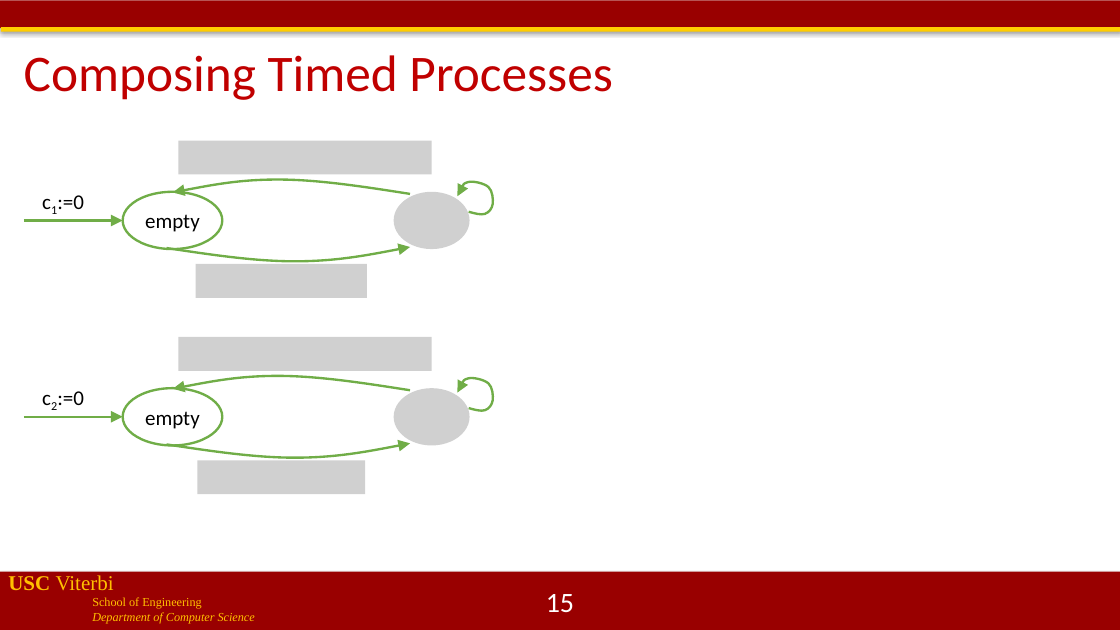
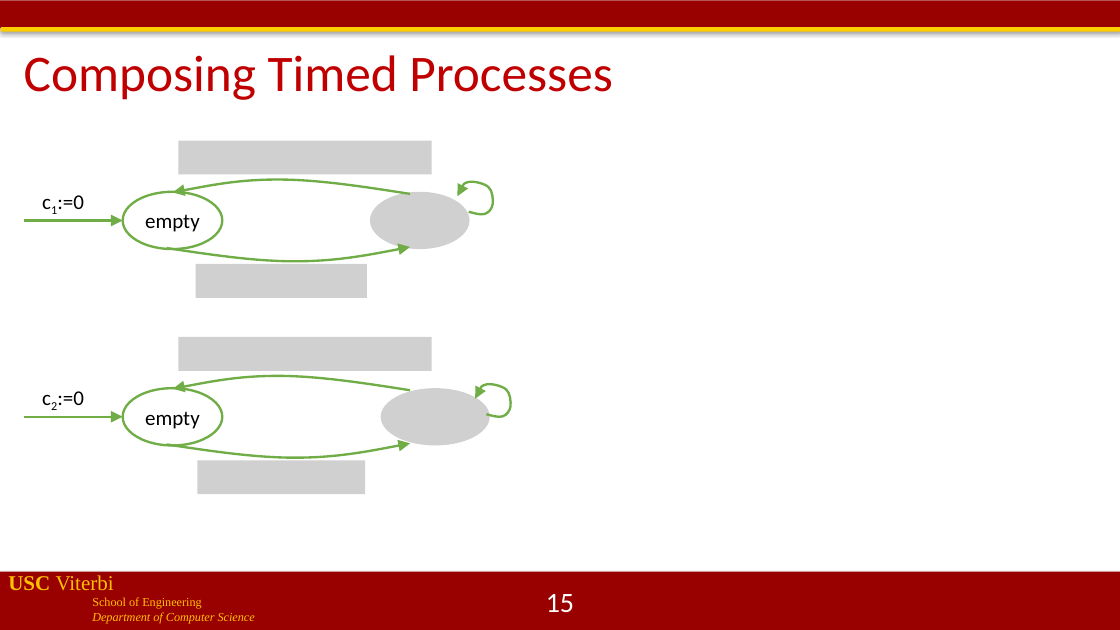
Before and after one commit to jdeshmukh/jdeshmukh.github.io, a slide deck: slide 15 of teaching/cs513-autocps-fall-2020/lecture2-Timed-Models.pptx. Drawn at 1120x630 pixels with LibreOffice and Linux fonts; fonts in the diff are those of the drawing; grey boxes stand for pictures; background and template pictures are left out. Boxes give left, top, right and bottom in pixels: in the first picture for what was removed or moved away, otherwise in the second. Text is boxed around its words. In the diff, an @@ line names an element or a change of style, - is before the commit and + after.

```diff
--- a/teaching/cs513-autocps-fall-2020/lecture2-Timed-Models.pptx
+++ b/teaching/cs513-autocps-fall-2020/lecture2-Timed-Models.pptx
@@ picture: place and size @@
-picture at (394, 192, 470, 249)
+picture at (370, 192, 470, 249)
@@ picture: place and size @@
-picture at (394, 388, 470, 445)
+picture at (381, 388, 490, 445)
@@ freeform shape: place and size @@
-freeform shape at (458, 378, 493, 411)
+freeform shape at (476, 384, 511, 417)
```
Also in this commit, not shown: 1 other slide changed, 2 other files.
